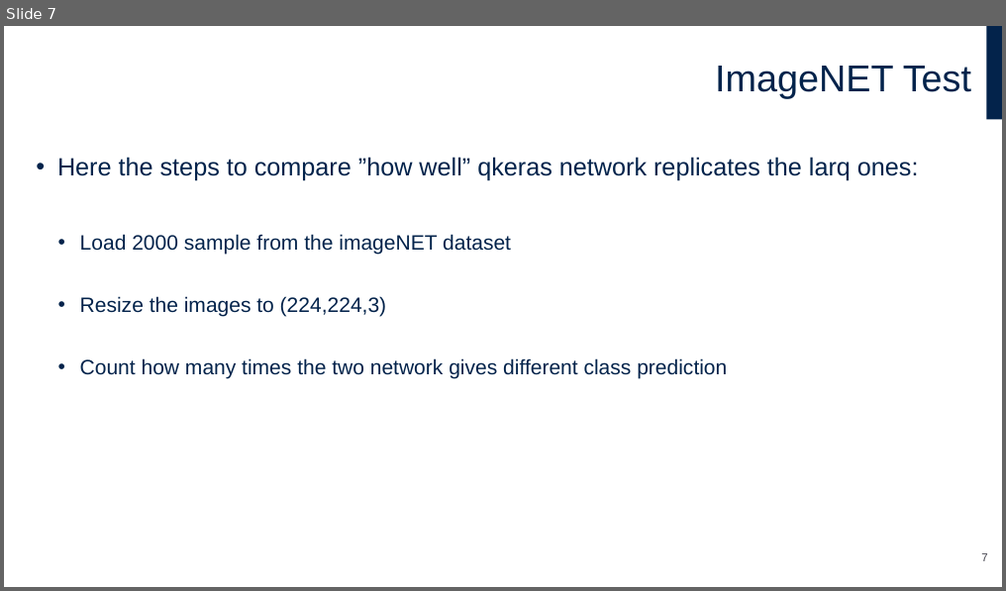
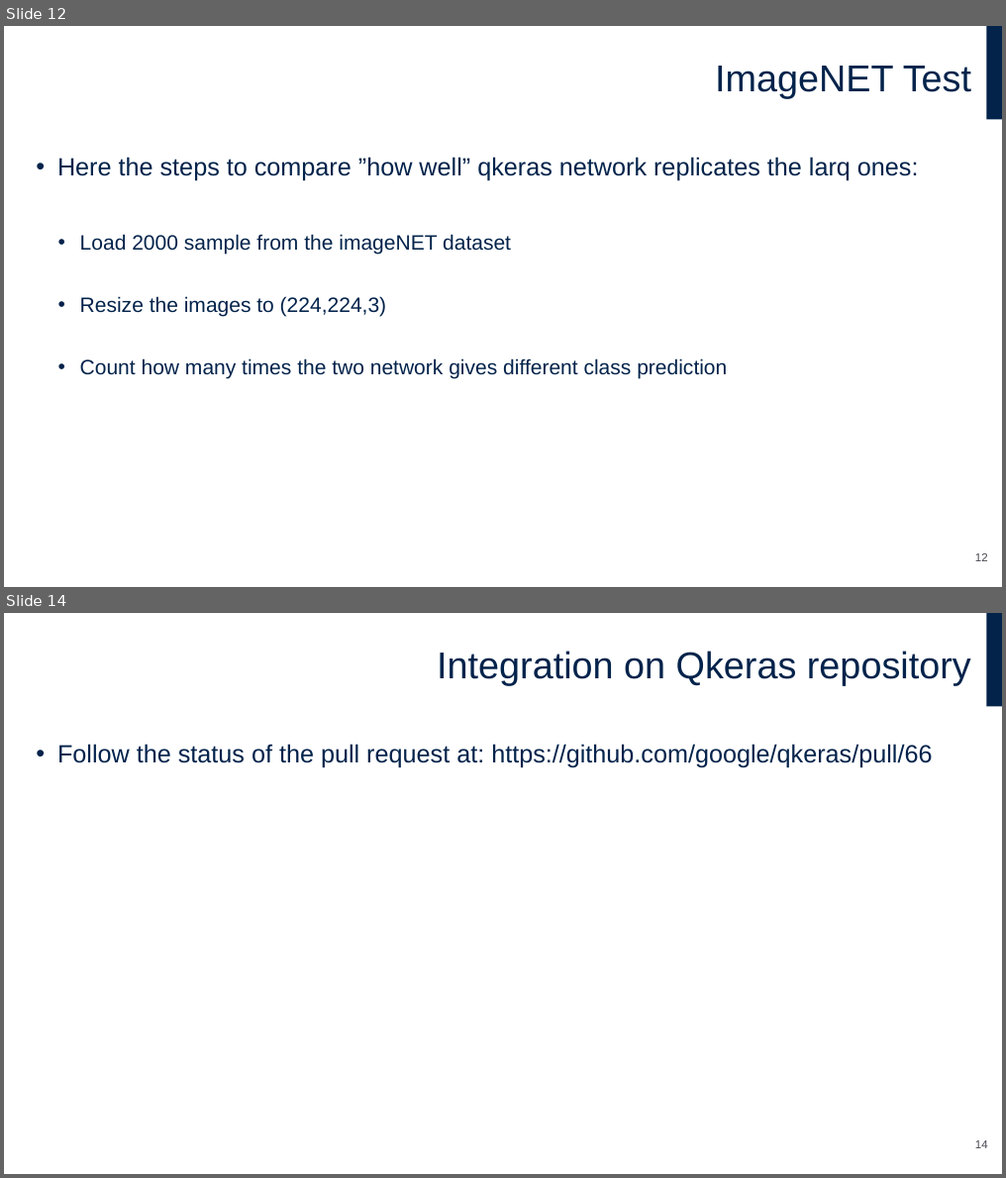
Before and after one commit to FrancescoLoro/qkeras_vs_larq_zoo_tester, a slide deck: zoo_qkeras_vs_larq.pptx. Shown one above the other, each under a label of ours: slide 7 before the commit, slides 12 and 14 after it; the slides between them are not shown. The pictures are 1006x591 and 1006x1178 pixels, drawn with LibreOffice and Linux fonts; fonts in the diff are those of the drawing; background and template pictures are left out. Boxes give left, top, right and bottom in pixels: in the first picture for what was removed or moved away, otherwise in the second. Text is boxed around its words. In the diff, an @@ line names an element or a change of style, - is before the commit and + after.

```diff
--- a/zoo_qkeras_vs_larq.pptx
+++ b/zoo_qkeras_vs_larq.pptx
@@ slide 14 added at <box>4,613,1002,1174</box>, background #FFFFFF; not listed: 1 template element that a slide beside it also shows @@
@@ title added at <box>437,651,971,685</box>, 36 pt, text #03234B @@
+Integration on Qkeras repository
@@ text added at <box>57,744,932,768</box>, 24 pt, text #03234B @@
+• Follow the status of the pull request at: https://github.com/google/qkeras/pull/66
@@ page number added at <box>975,1141,988,1149</box>, 11 pt, text #464650 @@
+14
@@ what was slide 7 is now slide 12 @@
@@ page number at <box>975,554,988,562</box>: text changed @@
-7
+12
```
Also in this commit, not shown: 5 slides changed, 5 other slides added, 12 other files.
